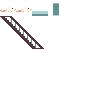
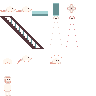
Layered file, before and after one edit (96×96). Changes by layer:
added layer "Stunned" above "Walking_02" over [50, 55, 62, 64]
added layer "Hidding" above "Doctor" over [3, 58, 12, 64]
added layer "Doctor" above "Screenshot 2022-06-01 at 13.53.00" over [4, 76, 11, 96]
added layer "Jumping" above "Walking_01" over [17, 55, 32, 64]
added layer "Atom" above "Camera active" over [67, 4, 76, 13]
added layer "Camera active" above "Canera relax" over [66, 16, 78, 47]
renamed "Layer 2" to "Canera relax", showed it, painted on it over [50, 16, 62, 45]
